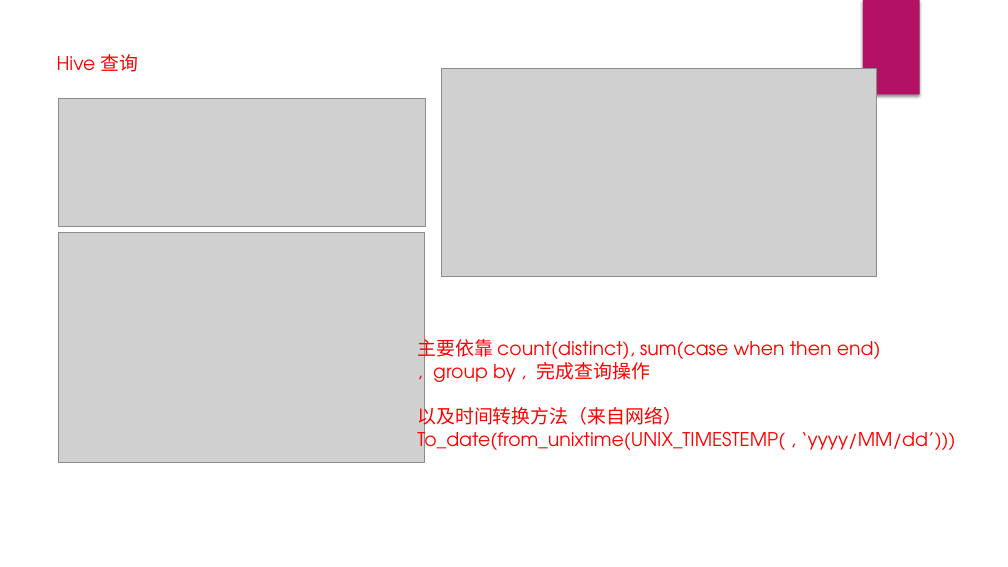
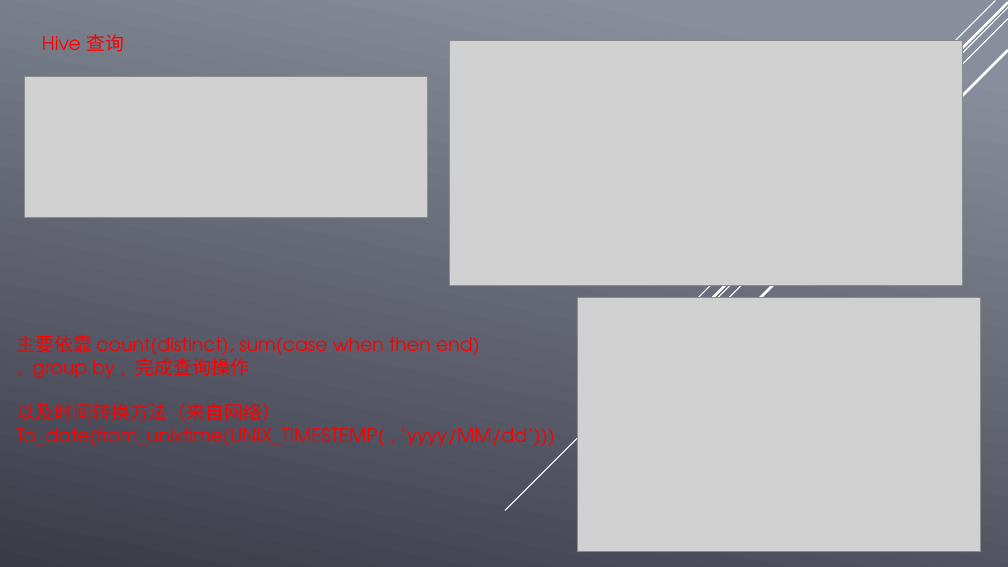
Before and after one commit to lzyprime/spark_homework, a slide deck: slide 5 of HomeWork/hadoop.pptx. Drawn at 1008x567 pixels with LibreOffice and Linux fonts; fonts in the diff are those of the drawing; grey boxes stand for pictures; background and template pictures are left out. Boxes give left, top, right and bottom in pixels: in the first picture for what was removed or moved away, otherwise in the second. Text is boxed around its words. In the diff, an @@ line names an element or a change of style, - is before the commit and + after.

```diff
--- a/HomeWork/hadoop.pptx
+++ b/HomeWork/hadoop.pptx
@@ background picture (left out) to gradient #888E9B to #3C3C49 @@
@@ text "Hive 查询": place and size @@
-text "Hive 查询" at <box>57,54,139,72</box>
+text "Hive 查询" at <box>42,34,124,52</box>
@@ line added from (1008, 8) to (505, 510), #FFFFFF 1 pt @@
@@ line added from (1008, 19) to (598, 429), #FFFFFF 1 pt @@
@@ line added from (1008, 3) to (606, 404), #FFFFFF 2.5 pt @@
@@ line added from (995, 1) to (681, 316), #FFFFFF 1 pt @@
@@ rectangle removed at <box>863,0,920,95</box> @@
@@ picture: place and size @@
-picture at <box>442,69,876,277</box>
+picture at <box>450,40,963,285</box>
@@ line added from (1008, 51) to (649, 410), #FFFFFF 2.5 pt @@
@@ picture: place and size @@
-picture at <box>59,98,426,227</box>
+picture at <box>24,76,428,218</box>
@@ picture: place and size @@
-picture at <box>59,232,424,463</box>
+picture at <box>578,298,982,552</box>
@@ text "主要依靠 count(distinct), sum(case when then ..." rewrapped from <box>417,336,956,455</box> to <box>17,335,555,446</box> @@
```
Also in this commit, not shown: 8 other slides changed, 12 other files.
